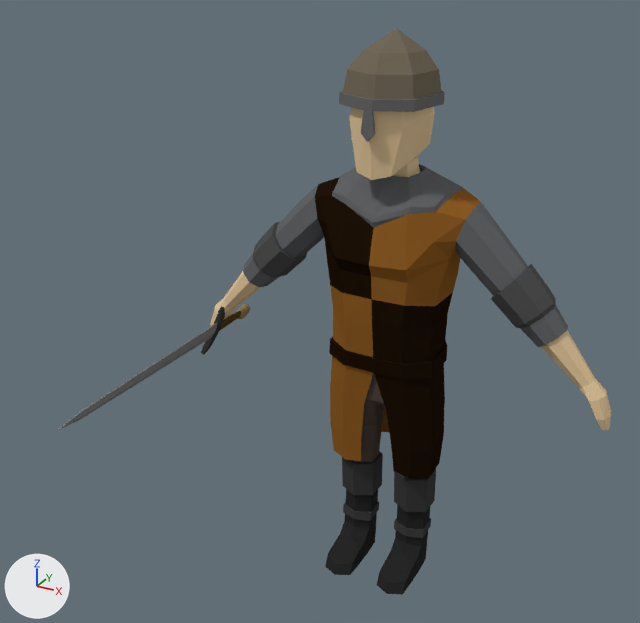
Renders of the Blender file Models/Light_Knight.blend from each side of a commit.
Both versions are drawn from a camera (50 mm lens) standing at (1.13, -2.57, 2.25) and looking at (-0.1, -0.34, 1.13). Arrows for +X, +Y and +Z are at lower left; the lights stay in place.

Objects in the first picture: 'Cube', 'LightKnight1'.
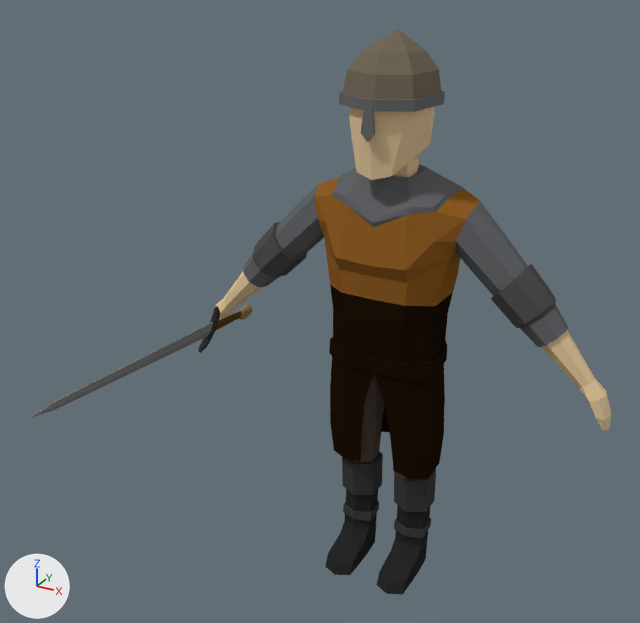
What differs and where, as boxes [x1, y1, x2, y2] in the pictures (640 x 623 px; the box of a moved part takes in the faces that stretch with it):
'LightKnight1', reshaped (45% wider)
    before: [210, 29, 611, 595]
    after: [29, 29, 611, 595]
'Cube', deleted
    before: [58, 304, 251, 430]
    faces in mat_blade (grey #818181): [58, 323, 217, 430]
    faces in mat_guard (black #3a3a3a): [201, 306, 225, 355]
    faces in mat_handle (brown #55401d): [220, 311, 241, 330]
part 1 of me_cube_003, built on
    before: [210, 271, 262, 327]
    after: [29, 272, 262, 418]
part 2 of me_cube_003, moved or reshaped
    before: [362, 373, 387, 426]
    after: [362, 373, 385, 426]
part 3 of me_cube_003, recoloured (brown to black)
    both: [330, 285, 389, 461]
part 4 of me_cube_003, recoloured (black to brown)
    both: [315, 177, 373, 299]

The change, as a list of edits to the scene's bpy script:
```text
Change me_cube_003:
    used by ob_lightknight1; location = (0.0, 0.0, 0.0)
    remove me_cube_003.from_pydata(...)  # 783 vertices, 773 faces; spans x -0.76..0.76, y -0.23..0.15, z -0.02..1.96
    add me_cube_003.from_pydata(...)  # 969 vertices, 1031 faces; spans x -0.82..0.76, y -0.91..0.15, z -0.02..1.96
    me_cube_003 part 1: 9 vertices removed from x -0.73..-0.41, y -0.07..0.07, z 0.82..1.19; 213 vertices added at x -0.82..-0.51, y -0.91..0.14, z 0.72..1.09
    me_cube_003 part 2: 14 vertices moved from x -0.02..0.02, y -0.13..0.1, z 0.68..0.86 to x -0.02..0.02, y -0.13..0.1, z 0.78..0.86; 35 vertices removed from x -0.19..0.19, y -0.13..0.15, z 0.72..1.06; 17 vertices added at x -0.18..0.18, y -0.13..0.11, z 0.82..0.87
    me_cube_003 part 3: 30 faces spanning x -0.2..0.0, y -0.17..0.14, z 0.43..1.13 switch from mat_clothcolor1 (brown #8f5d26) to mat_clothcolor2 (black #201509)
    me_cube_003 part 4: 34 faces spanning x -0.28..0.0, y -0.2..0.15, z 1.12..1.47 switch from mat_clothcolor2 (black #201509) to mat_clothcolor1 (brown #8f5d26)
    add me_cube_003.materials.append(mat_blade)  # grey #818181
    add me_cube_003.materials.append(mat_guard)  # black #3a3a3a
    add me_cube_003.materials.append(mat_handle)  # brown #55401d
    add me_cube_003.materials.append(mat_hilt)  # brown #947f56
Remove ob_cube:
    ob_cube = bpy.data.objects.new('Cube', me_cube_017)
    ob_cube.location = (-0.689, 0.0, 0.836)
    ob_cube.rotation_euler = (-0.457, 0.0, -1.571)  # degrees (-26, 0, -90)
    ob_cube.scale = (0.0336, 0.0077, 0.0336)
```
